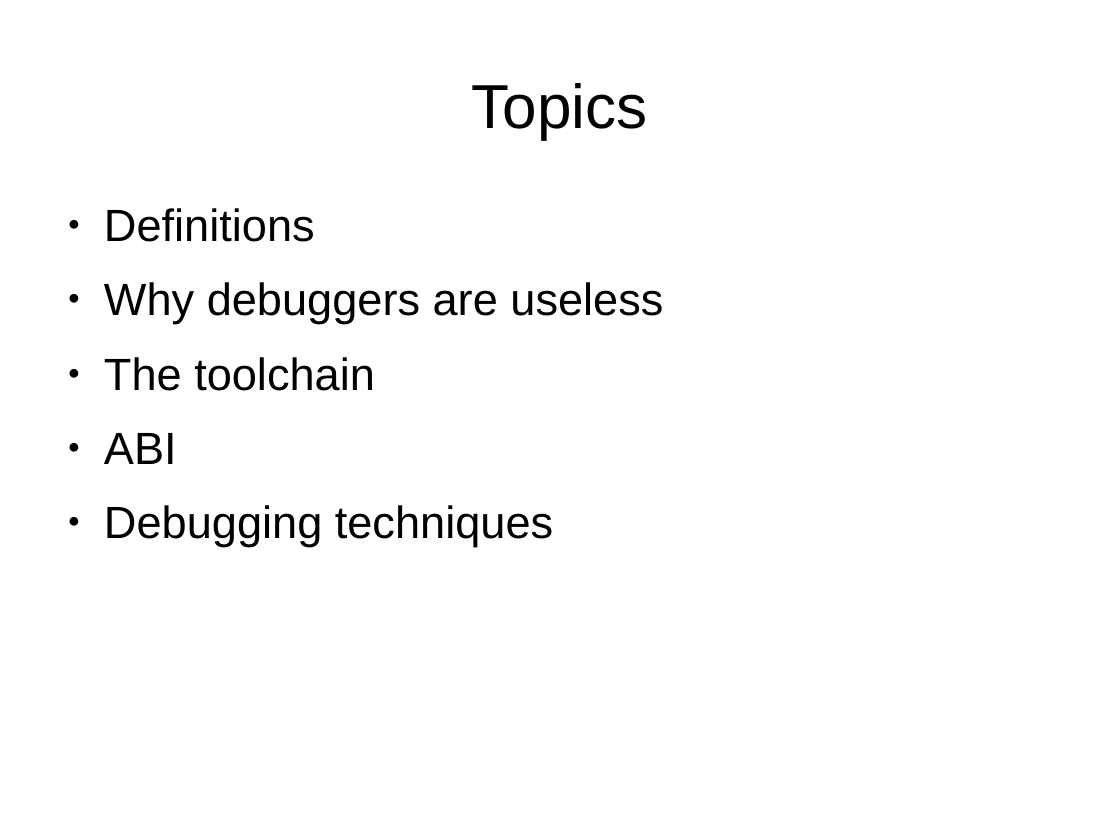
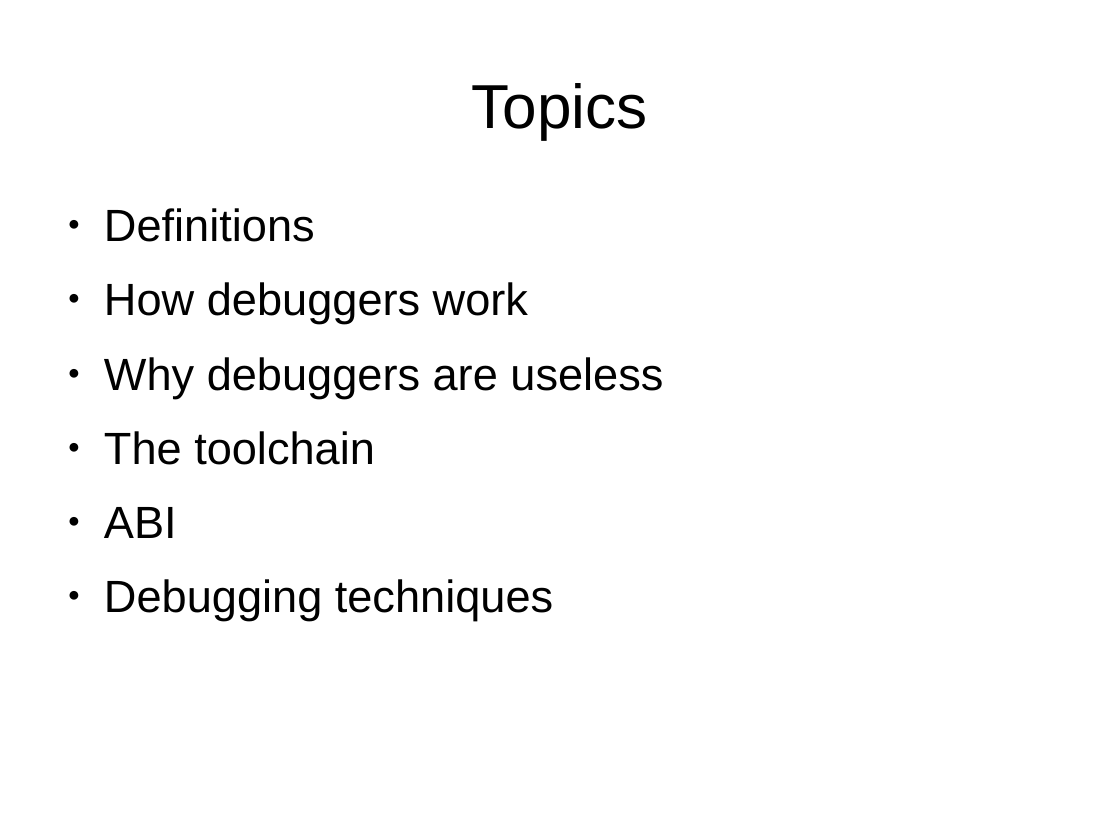
Before and after one commit to kalmuthu/slides, a slide deck: slide 3 of odp/linux/debugging.odp. Drawn at 1120x840 pixels with LibreOffice and Linux fonts; fonts in the diff are those of the drawing. Boxes give left, top, right and bottom in pixels: in the first picture for what was removed or moved away, otherwise in the second. Text is boxed around its words. In the diff, an @@ line names an element or a change of style, - is before the commit and + after.

```diff
--- a/odp/linux/debugging.odp
+++ b/odp/linux/debugging.odp
@@ text at [104,282,528,324]: paragraph added @@
+● How debuggers work
```
Also in this commit, not shown: 2 other slides changed, 6 slides added.
